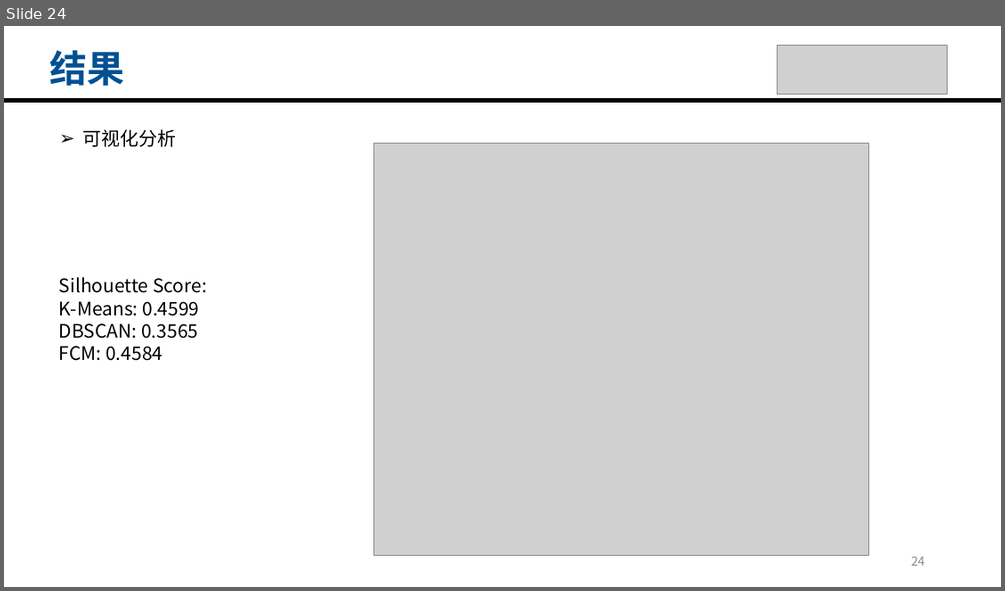
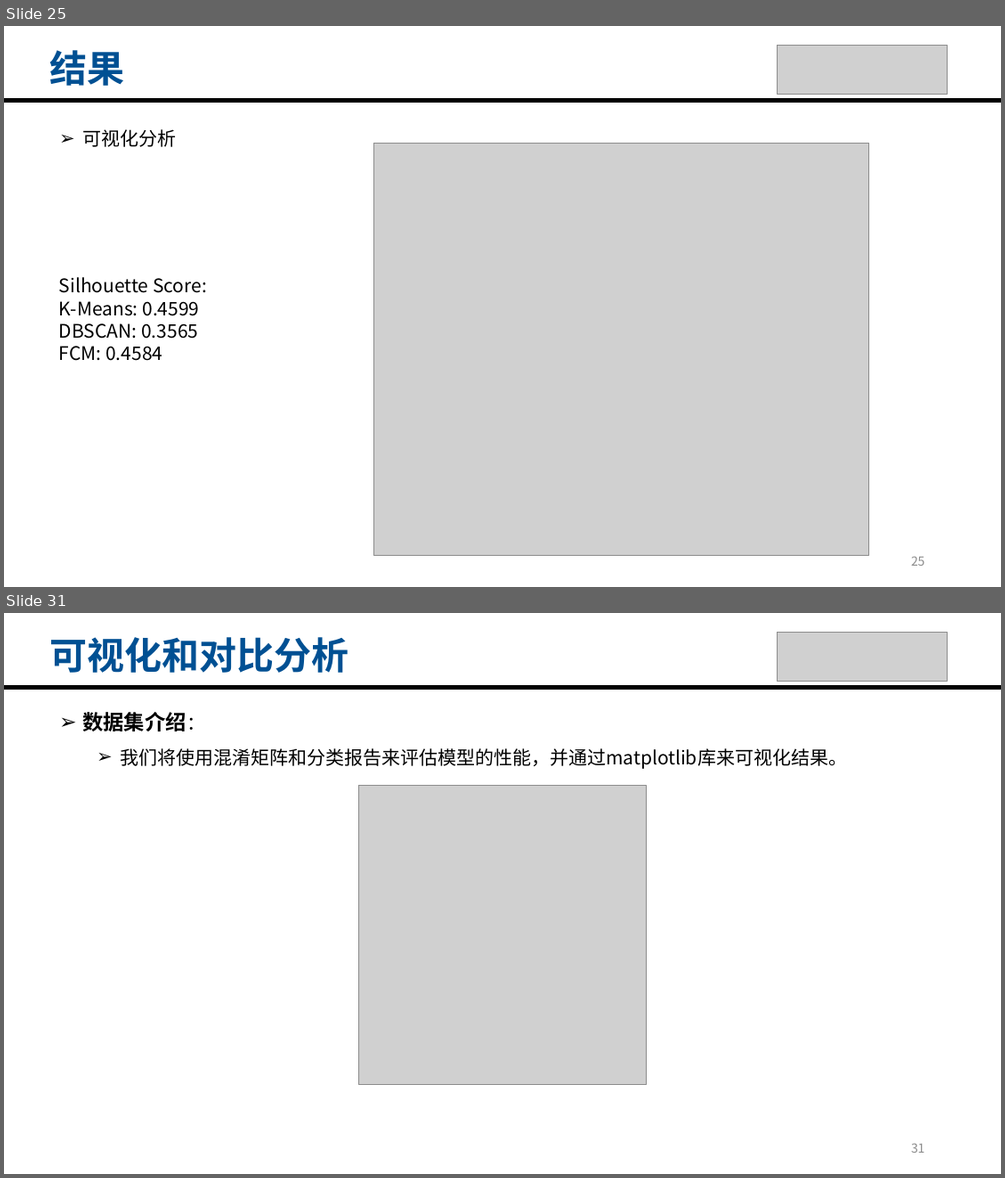
Before and after one commit to c4chuan/HomeWork, a slide deck: 2024/DataMiningandAnalysis/空白模板.pptx. Shown one above the other, each under a label of ours: slide 24 before the commit, slides 25 and 31 after it; the slides between them are not shown. The pictures are 1005x591 and 1005x1178 pixels, drawn with LibreOffice and Linux fonts; fonts in the diff are those of the drawing; grey boxes stand for pictures. Boxes give left, top, right and bottom in pixels: in the first picture for what was removed or moved away, otherwise in the second. Text is boxed around its words. In the diff, an @@ line names an element or a change of style, - is before the commit and + after.

```diff
--- a/2024/DataMiningandAnalysis/空白模板.pptx
+++ b/2024/DataMiningandAnalysis/空白模板.pptx
@@ slide 31 added at <box>4,613,1001,1174</box>, background #FFFFFF @@
@@ text added at <box>50,637,349,673</box>, 36 pt, text #005093, bold @@
+可视化和对比分析
@@ picture added at <box>777,633,947,682</box> @@
@@ line added from (4, 687) to (1001, 687), #000000 4.5 pt @@
@@ text added at <box>82,712,847,769</box>, 18 pt, text #000000 @@
+➢ 数据集介绍：
+  ➢ 我们将使用混淆矩阵和分类报告来评估模型的性能，并通过matplotlib库来可视化结果。
@@ picture added at <box>359,785,647,1085</box> @@
@@ page number added at <box>911,1143,925,1152</box>, 12 pt, text #8C8C8C @@
+31
@@ what was slide 24 is now slide 25 @@
@@ page number at <box>911,556,925,565</box>: text changed @@
-24
+25
```
Also in this commit, not shown: 7 other slides added, 1 other file.
